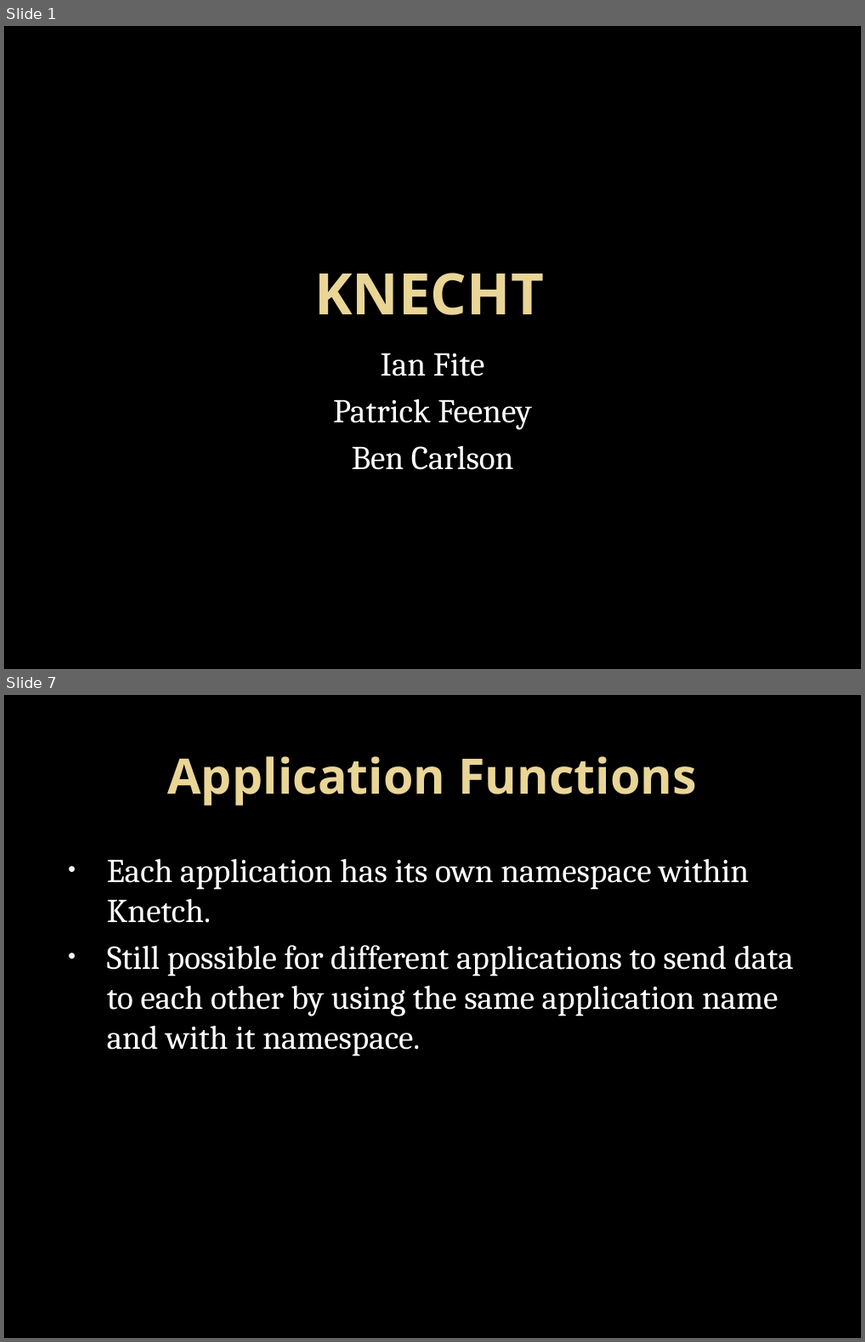
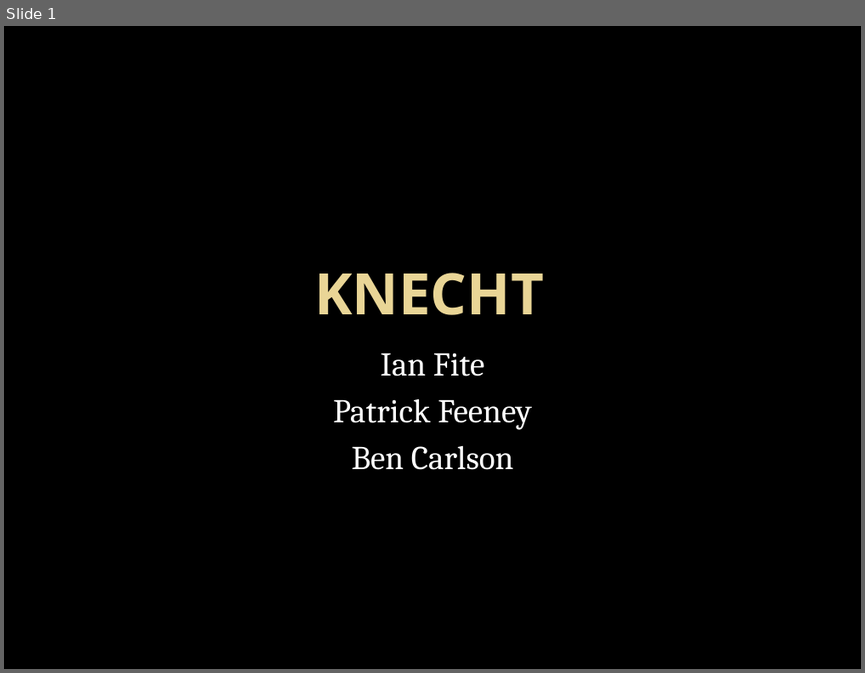
Before and after one commit to ProfBMoriarty/Knecht, a slide deck: Knecht.pptx. Shown one above the other, each under a label of ours: slides 1 and 7 before the commit, slide 1 after it; the slides between them are not shown. The pictures are 865x1342 and 865x673 pixels, drawn with LibreOffice and Linux fonts; fonts in the diff are those of the drawing; background and template pictures are left out. Boxes give left, top, right and bottom in pixels: in the first picture for what was removed or moved away, otherwise in the second. Text is boxed around its words. In the diff, an @@ line names an element or a change of style, - is before the commit and + after.

```diff
--- a/Knecht.pptx
+++ b/Knecht.pptx
@@ slide 7 removed at (4, 695, 861, 1338), background picture (left out) @@
@@ title removed at (167, 756, 697, 805) @@
-Application Functions
@@ text removed at (107, 858, 794, 1056) @@
-• Each application has its own namespace within Knetch.
-• Still possible for different applications to send data to each other by using the same application name and with it namespace.
```
Also in this commit, not shown: 10 slides changed, 2 slides added, 7 other slides removed.
